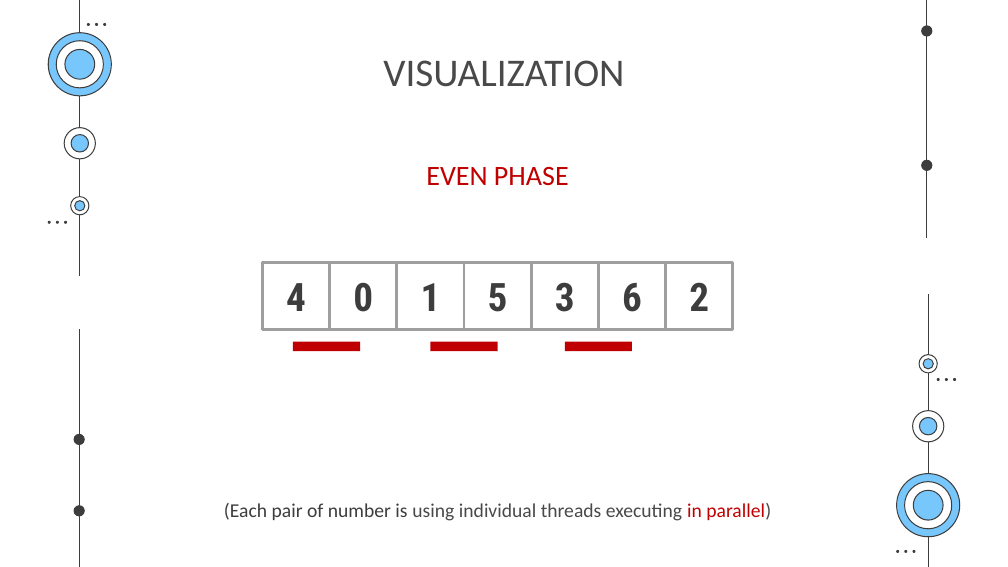
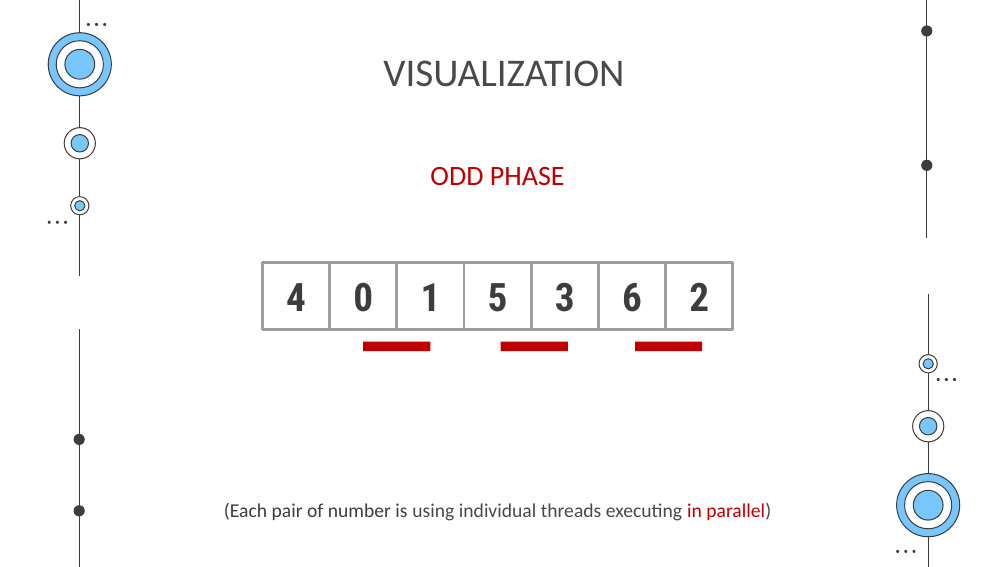
Before and after one commit to pnmq1103/cs163-seminar, a slide deck: slide 100 of presentation.pptx (slide 105 before the commit). Drawn at 1008x567 pixels with LibreOffice and Linux fonts; fonts in the diff are those of the drawing. Boxes give left, top, right and bottom in pixels: in the first picture for what was removed or moved away, otherwise in the second. Text is boxed around its words. In the diff, an @@ line names an element or a change of style, - is before the commit and + after.

```diff
--- a/presentation.pptx
+++ b/presentation.pptx
@@ text at [430,166,565,186]: text changed @@
-EVEN PHASE
+ODD PHASE
@@ 3 rectangles: place and size @@
-3 rectangles at [293,342,632,351]
+3 rectangles at [363,342,703,351]
```
Also in this commit, not shown: 28 other slides changed, 5 slides removed.
